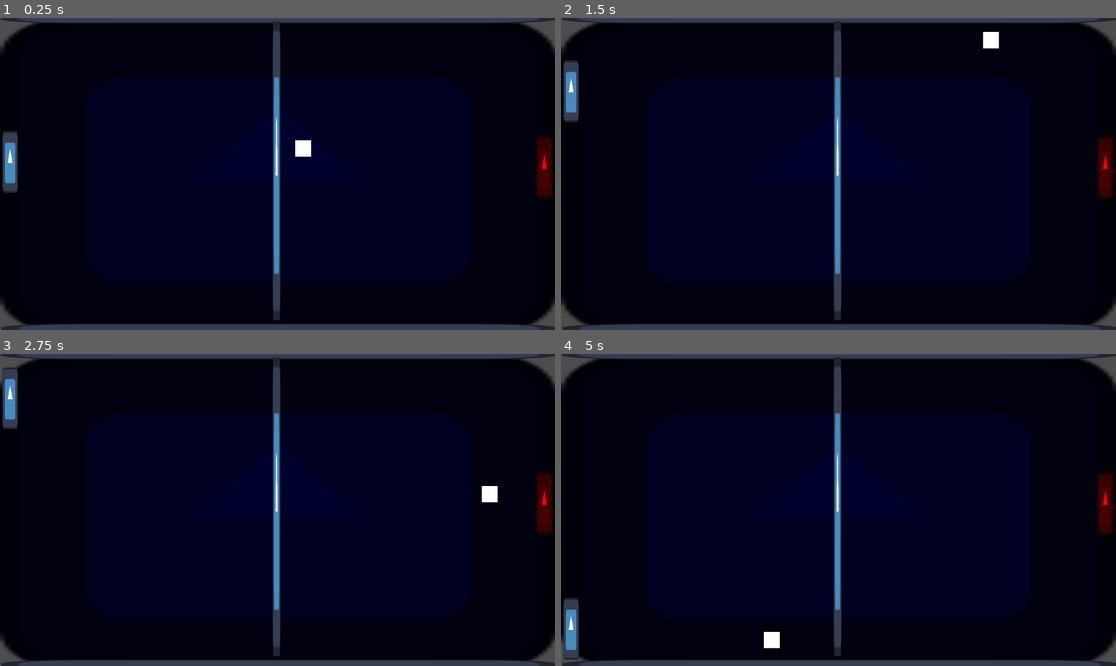
Above: before the commit, frames 1-4 (two rows, left to right).
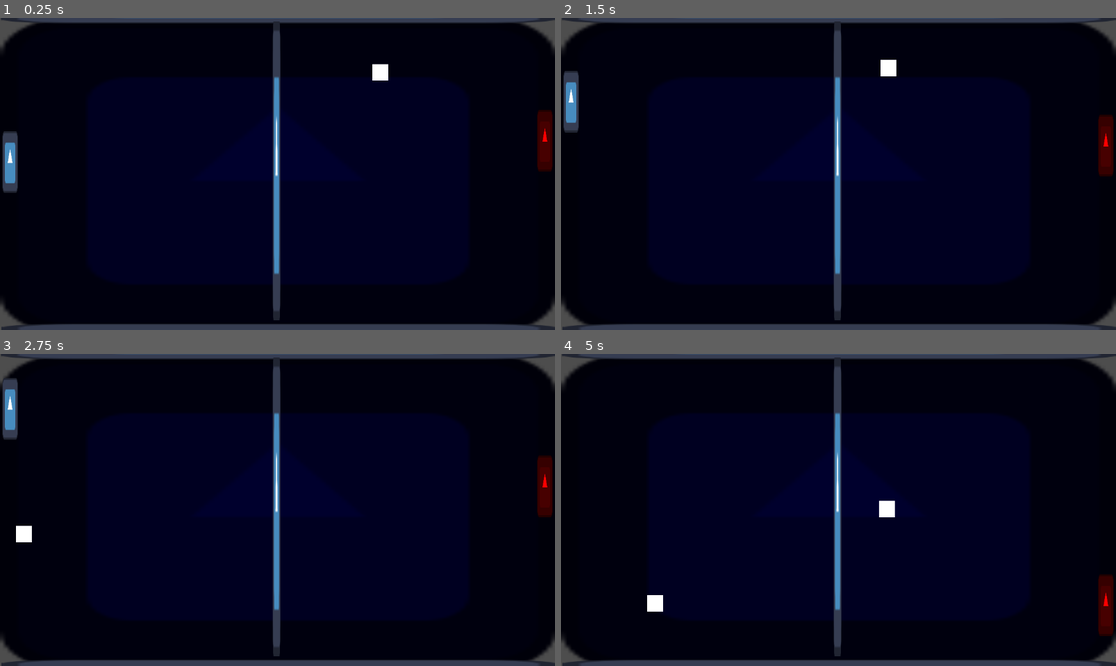
Above: after the commit, the same moments.

Repository: Atipbeep/20-godot-games
Game: Godot game, scene res://arena.tscn
Same seed, same stepped clock (60 frames per second), same inputs: the game is played once before the commit and once after it. The engine's default icon, where the game draws it, is replaced by a stand-in: a white triangle on a blue panel in a dark square.
Inputs:
- Up to frame 1 (0.25 s): no input
- Up to frame 2 (1.5 s): hold W (UP) 0.53-1.28 s; hold S (DOWN) from 1.28 s (still down)
- Up to frame 3 (2.75 s): release S (DOWN) at 2.03 s; hold W (UP) from 2.03 s (still down)
- Up to frame 4 (5 s): release W (UP) at 3.53 s; hold S (DOWN) from 3.53 s (still down)

The runs differ from the first frame. In frame 1, 0.8% of the frame differs, in the area x 53-100%, y 14-58%; in frame 2, 1.1%; in frame 3, 1.0%; in frame 4, 2.0%, in the area x 0-100%, y 38-98%.
Error before the commit: Parse Error: Used space character for indentation instead of tab as used before in the file. (res://enemy.gd:7)

Commit message:
Enemy Ai done

Diff:
--- a/Pong/pong/arena.gd
+++ b/Pong/pong/arena.gd
@@ -10,12 +10,14 @@
 func _ready():
 	randomize()
 	spawn_ball()
+	print_tree()
 
 func spawn_ball():
 	var ball = ballscene.instantiate()
 	ball.position = get_viewport().size / 2
 	ball.velocity = random_start_direction() * speed
 	add_child(ball)
+	current_ball = ball
 	print('ball spawned')
 
 func random_start_direction():
--- a/Pong/pong/arena.tscn
+++ b/Pong/pong/arena.tscn
@@ -6,7 +6,7 @@
 [ext_resource type="PackedScene" uid="uid://d2jkfciby7843" path="res://enemy.tscn" id="4_h0wof"]
 
 [sub_resource type="RectangleShape2D" id="RectangleShape2D_444vf"]
-size = Vector2(1163, 65)
+size = Vector2(1160, 108)
 
 [sub_resource type="RectangleShape2D" id="RectangleShape2D_27ga2"]
 size = Vector2(56, 646)
@@ -43,7 +43,8 @@
 texture = ExtResource("1_ubfh8")
 
 [node name="CollisionShape2D" type="CollisionShape2D" parent="Wall2"]
-position = Vector2(571.5, -30.5)
+position = Vector2(570, -52)
+scale = Vector2(1, 1.02603)
 shape = SubResource("RectangleShape2D_444vf")
 
 [node name="Divider" type="Sprite2D" parent="."]
@@ -72,7 +73,7 @@
 shape = SubResource("RectangleShape2D_27ga2")
 
 [node name="Enemy" parent="." instance=ExtResource("4_h0wof")]
-position = Vector2(1130, 312)
+position = Vector2(1131, 296)
 
 [connection signal="body_entered" from="Leftscore" to="." method="_on_leftscore_body_entered"]
 [connection signal="body_entered" from="Rightscore" to="." method="_on_rightscore_body_entered"]
--- a/Pong/pong/ball.gd
+++ b/Pong/pong/ball.gd
@@ -1,6 +1,6 @@
 extends CharacterBody2D
 
-var speed = 300
+var speed = 600
 
 func _ready():
     add_to_group("ball")
@@ -17,5 +17,10 @@
 func _physics_process(delta):
     var collision = move_and_collide(velocity * delta)
     if collision:
-        # Bounce off by reflecting the velocity over the collision normal
-        velocity = velocity.bounce(collision.get_normal())
+        if collision.get_collider().name == "Paddle":
+            velocity = velocity.bounce(collision.get_normal())
+            speed += 20  # Increase speed on each paddle hit
+        else:
+            velocity = velocity.bounce(collision.get_normal())
+    else:
+        position += velocity * delta
--- a/Pong/pong/enemy.gd
+++ b/Pong/pong/enemy.gd
@@ -1,23 +1,22 @@
 extends CharacterBody2D
 
-@export var speed: float = 300  # Adjust for difficulty
 var ball = null
+var speed := 200  # Adjust for paddle speed
 
-func _ready():
-	call_deferred("_find_ball")
-    # Adjust this path to point to your ball node
-    ball = get_parent().get_node("Ball")
+func _ready() -> void:
+	add_to_group('paddle')
 
-func _physics_process(delta):
-    if not ball:
-        return
-    if abs(ball.position.y - position.y) > 5:  # Dead zone to prevent jitter
-        if ball.position.y > position.y:
-            position.y += speed * delta
-        else:
-            position.y -= speed * delta
+func _process(_delta):
+	# Look for the ball if we don't have it, or if it was removed (e.g., after scoring)
+	if ball == null or not is_instance_valid(ball):
+		if get_parent().has_node("Ball"):
+			ball = get_parent().get_node("Ball")
+		else:
+			return  # Ball not spawned yet, do nothing this frame
 
-func _find_ball():
-	var balls = get_tree().get_nodes_in_group("ball")
-	if balls.size() > 0:
-		ball = balls[0]
+	# Move towards the ball's Y position
+	if abs(ball.position.y - position.y) > 5:  # Deadzone to prevent jitter
+		if ball.position.y > position.y:
+			position.y += speed * _delta
+		else:
+			position.y -= speed * _delta
--- a/Pong/pong/enemy.tscn
+++ b/Pong/pong/enemy.tscn
@@ -6,4 +6,3 @@
 [node name="Enemy" instance=ExtResource("1_4gyqm")]
 modulate = Color(1, 0, 0, 1)
 script = ExtResource("2_qi2p4")
-speed = 300.0
--- a/Pong/pong/player.gd
+++ b/Pong/pong/player.gd
@@ -1,6 +1,9 @@
 extends CharacterBody2D
 
 @export var SPEED = 400
+
+func _ready() -> void:
+	add_to_group('paddle')
 
 func _physics_process(_delta):
 	velocity = Vector2.ZERO
